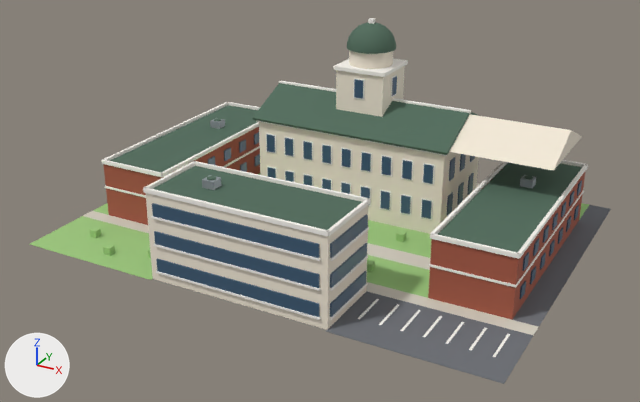
One commit to the glTF model assets/models/university.glb: the scene before it, then after it.
One viewpoint serves both versions: a 50 mm camera at (51.3, -96.7, 51.7) aimed at (0.2, -3.8, 5.2). Every picture has the same lights, and +X, +Y and +Z are marked at lower left. The older version comes first. Where no turn or scale is listed for an object, it has been applied to the vertices.

In view in the first picture: 'car_park', 'hall_gable', 'lawn_back', 'library', 'main_hall', 'quad', 'roof.001', 'roof.003', 'roof.004', 'roof.005', 'wing', 'wing.001' and 112 more.
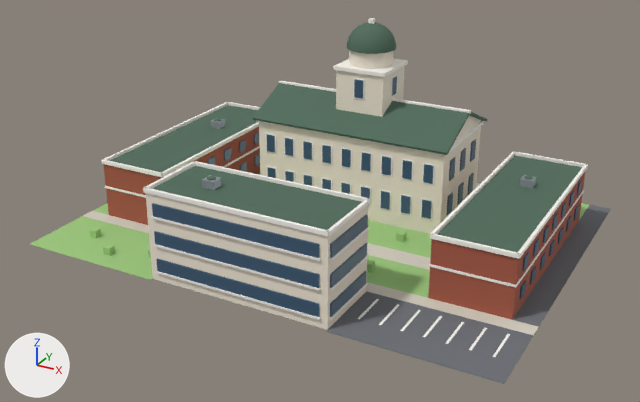
Edits to the scene script, one JSON object a line:
```json
{"op": "set", "path": "ob_hall_gable.location", "old": "(0.0, 11.0, 12.1)", "new": "(-14.0, 11.0, 12.1)"}
```

Location of each change, [x1, y1, x2, y2] in pixels of the pictures (640 x 402 px):
```json
{"object": "hall_gable", "change": "moved", "before": [449, 114, 582, 171], "after": [454, 115, 481, 143], "on screen": "mostly hidden afterwards"}
```
